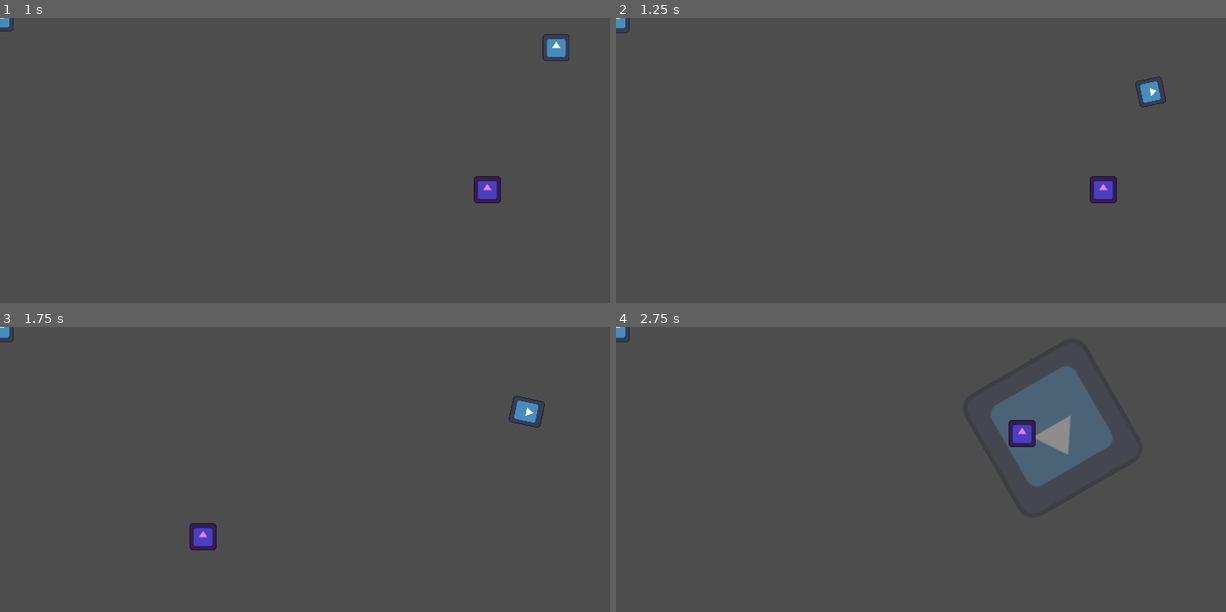
Above: before the commit, frames 1-4 (two rows, left to right).
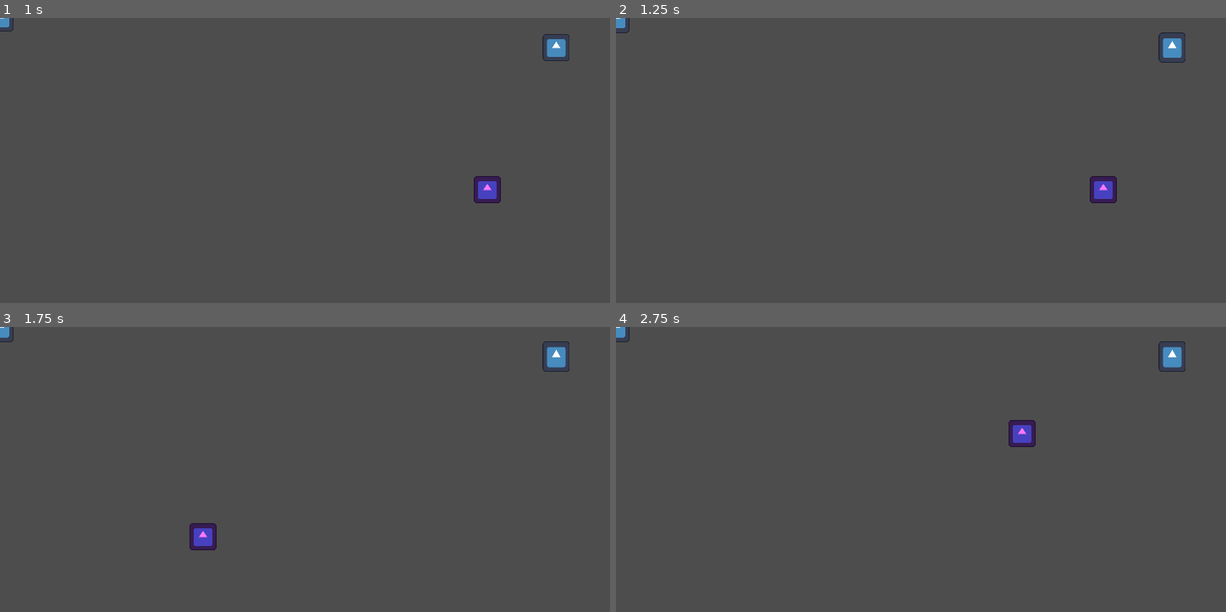
Above: after the commit, the same moments.

Repository: 0megq/PirateJam14
Game: Godot game, scene res://tests/enemy_test.tscn
The game is run twice, just before and just after one commit, with the same random seed, the same clock (stepped at 60 frames per second) and the same inputs. This scene is started directly instead of the project's main scene. The engine's default icon, where the game draws it, is replaced by a stand-in: a white triangle on a blue panel in a dark square.
Inputs (mouse positions are in pixels of both pictures, inside the frame that each line leads up to):
- Up to frame 1 (1 s): tap Enter (ui_accept) at 0.5 s; move the mouse to (488, 189) at 0.52 s; hold D (right) from 0.53 s (still down); hold Enter (ui_accept) from 0.53 s (still down)
- Up to frame 2 (1.25 s): keep holding D (right); keep holding Enter (ui_accept)
- Up to frame 3 (1.75 s): move the mouse to (201, 535) at 1.27 s; release D (right) at 1.28 s; release Enter (ui_accept) at 1.28 s; hold S (down) from 1.28 s (still down); right-click (201, 535) at 1.35 s; tap Enter (ui_accept) at 1.52, 1.55 s
- Up to frame 4 (2.75 s): tap Enter (ui_accept) at 1.82, 2, 2.3 s; move the mouse to (1024, 432) at 2.02 s; release S (down) at 2.03 s; press the mouse at (1024, 432) at 2.03 s; hold D (right) from 2.03 s (still down)

Frame 1 is identical in both runs. In frame 2, 0.5% of the frame differs, in the area x 85-94%, y 5-32%; in frame 3, 0.6%; in frame 4, 4.9%, in the area x 61-94%, y 5-56%.

Commit message:
Kamikaze enemy hurts player
- updated health bar and player script to be more dynamic
- kamikaze enemy calls take_damage on player if inside explode range
- base enemy class has base_damage property
- base enemy checks Player type when entering and exiting.
- base enemy has separate area2d for player entering and exiting.

Diff:
--- a/project/scenes/enemy_base.tscn
+++ b/project/scenes/enemy_base.tscn
@@ -13,6 +13,10 @@
 radius = 50.0
 neighbor_distance = 120.0
 
-[node name="PlayerDetector" type="Area2D" parent="."]
-collision_layer = 32768
+[node name="PlayerEnter" type="Area2D" parent="."]
+collision_layer = 0
 monitorable = false
+
+[node name="PlayerExit" type="Area2D" parent="."]
+collision_layer = 0
+monitorable = false
--- a/project/scenes/enemy_kamikaze.tscn
+++ b/project/scenes/enemy_kamikaze.tscn
@@ -65,7 +65,7 @@
 
 [sub_resource type="Animation" id="Animation_8y4s3"]
 resource_name = "explode"
-length = 0.5
+length = 0.3
 tracks/0/type = "value"
 tracks/0/imported = false
 tracks/0/enabled = true
@@ -73,7 +73,7 @@
 tracks/0/interp = 1
 tracks/0/loop_wrap = true
 tracks/0/keys = {
-"times": PackedFloat32Array(0, 0.5),
+"times": PackedFloat32Array(0, 0.3),
 "transitions": PackedFloat32Array(1, 1),
 "update": 0,
 "values": [Vector2(0.2, 0.2), Vector2(2, 2)]
@@ -131,13 +131,20 @@
 "spawn": SubResource("Animation_juewu")
 }
 
-[sub_resource type="CircleShape2D" id="CircleShape2D_ua7uf"]
-radius = 205.022
+[sub_resource type="CircleShape2D" id="CircleShape2D_r68pj"]
+radius = 198.0
+
+[sub_resource type="CircleShape2D" id="CircleShape2D_cwc0o"]
+radius = 468.095
+
+[sub_resource type="CircleShape2D" id="CircleShape2D_8gcu0"]
+radius = 94.0479
 
 [node name="EnemyKamikaze" instance=ExtResource("1_4i6aw")]
 script = ExtResource("2_4giyb")
 start_state = 0
-speed = 200.0
+speed = 180.0
+base_damage = 5
 
 [node name="NavigationAgent2D" parent="." index="0"]
 radius = 30.0
@@ -155,5 +162,17 @@
 "": SubResource("AnimationLibrary_os52i")
 }
 
-[node name="CollisionShape2D" type="CollisionShape2D" parent="PlayerDetector" index="0"]
-shape = SubResource("CircleShape2D_ua7uf")
+[node name="CollisionShape2D" type="CollisionShape2D" parent="PlayerEnter" index="0"]
+shape = SubResource("CircleShape2D_r68pj")
+debug_color = Color(0, 0.647059, 0.223529, 0.419608)
+
+[node name="CollisionShape2D" type="CollisionShape2D" parent="PlayerExit" index="0"]
+shape = SubResource("CircleShape2D_cwc0o")
+
+[node name="ExplosionArea" type="Area2D" parent="." index="6"]
+collision_layer = 0
+monitorable = false
+
+[node name="CollisionShape2D" type="CollisionShape2D" parent="ExplosionArea" index="0"]
+shape = SubResource("CircleShape2D_8gcu0")
+debug_color = Color(0.984314, 0, 0.337255, 0.419608)
--- a/project/scripts/enemy_base.gd
+++ b/project/scripts/enemy_base.gd
@@ -5,19 +5,21 @@
 }
 
 @export var speed: float = 100.0
+@export var base_damage: int
 
 var type: Type
 
 var _navigation_ready := false
 
-var player: Node2D # Change this to Player class later
+var player: Player
 
 @onready var navigation_agent: NavigationAgent2D = $NavigationAgent2D
-@onready var player_detector: Area2D = $PlayerDetector
+@onready var player_enter: Area2D = $PlayerEnter
+@onready var player_exit: Area2D = $PlayerExit
 
 func _ready() -> void:
-	player_detector.body_entered.connect(_on_player_entered)
-	player_detector.body_exited.connect(_on_player_exited)
+	player_enter.body_entered.connect(_on_player_entered)
+	player_exit.body_exited.connect(_on_player_exited)
 	setup_navigation_agent()
 
 
@@ -50,10 +52,12 @@
 
 
 func _on_player_entered(body: Node2D) -> void:
-	# check for player here
+	if !(body is Player):
+		return
 	player = body
 
 
 func _on_player_exited(body: Node2D) -> void:
-	# check for player here
+	if !(body is Player):
+		return
 	player = null
--- a/project/scripts/enemy_kamikaze.gd
+++ b/project/scripts/enemy_kamikaze.gd
@@ -9,17 +9,17 @@
 	NONE,
 }
 
-const explode_distance: float = 30
+const max_distance_to_explode: float = 60
 
 @export var start_state: State
 
 var current_state: State = State.NONE
 
 @onready var anim_player: AnimationPlayer = $AnimationPlayer
+@onready var explosion_area: Area2D = $ExplosionArea
 
 func _ready() -> void:
 	super()
-	$Sprite2D.modulate = Color.TRANSPARENT
 	type = Type.KAMIKAZE
 	anim_player.animation_finished.connect(_on_animation_finished)
 	change_state(start_state)
@@ -55,7 +55,7 @@
 		State.CHASE:
 			if !player:
 				return State.IDLE
-			elif global_position.distance_squared_to(player.global_position) > explode_distance ** 2:
+			elif global_position.distance_squared_to(player.global_position) > max_distance_to_explode ** 2:
 				follow_point(player.global_position)
 			else:
 				return State.EXPLODE
@@ -87,6 +87,7 @@
 	# State enter code
 	match new_state:
 		State.SPAWN:
+			$Sprite2D.modulate = Color.TRANSPARENT
 			anim_player.play("spawn")
 		State.CHASE:
 			navigation_agent.avoidance_enabled = true
@@ -101,7 +102,9 @@
 
 # Explode and then delete enemy
 func explode() -> void:
-	# Splatting needs to happen here
+	# Splatting mold needs to happen here
+	if (player and explosion_area.overlaps_body(player)):
+		player.take_damage(base_damage)
 	queue_free()
 
 
--- a/project/scripts/health_bar.gd
+++ b/project/scripts/health_bar.gd
@@ -1,15 +1,9 @@
 extends BoxContainer
 
-@export var player: Player
 @onready var progress_bar := $ProgressBar
 @onready var value_label := $ValueLabel
 
-func _ready():
-	#Health
-	player.health_changed.connect(update)
-	update()
 
-func update():
-	#Health
-	progress_bar.value = player.current_health * 100 / player.max_health
-	value_label.text = str(player.current_health) + "/" + str(player.max_health)
+func _on_player_health_changed(current_health: int, max_health: int):
+	progress_bar.value = current_health * 100 / max_health
+	value_label.text = str(current_health) + "/" + str(max_health)
--- a/project/scripts/player.gd
+++ b/project/scripts/player.gd
@@ -1,7 +1,7 @@
 class_name Player
 extends CharacterBody2D
 
-signal health_changed
+signal health_changed(current_health: int, max_health: int)
 
 
 # Exports
@@ -24,16 +24,24 @@
 
 var dir_input: Vector2
 
+var current_health: int :
+	set(value):
+		current_health = value
+		health_changed.emit(current_health, max_health)
+
 #debug
 var particle_count = 0
 #/debug
 
 # Onready
-@onready var current_health: int = max_health
-
 @onready var hurt_timer := $HurtTimer
 @onready var fire_timer := $FireTimer
 @onready var animated_sprite := $AnimatedSprite2D
+
+
+func _ready() -> void:
+	set_deferred("current_health", max_health)
+	animated_sprite.play("Idle_Front")
 
 
 func _physics_process(delta: float) -> void:
@@ -124,11 +132,11 @@
 		die()
 
 	is_hurt = true
-	health_changed.emit()
 
 	hurt_timer.start()
 	await hurt_timer.timeout
 	is_hurt = false
+
 
 func die() -> void:
 	current_health = max_health #PLACEHOLDER!!!! Remove once death mechanic is finished.
--- a/project/tests/testing_scene.tscn
+++ b/project/tests/testing_scene.tscn
@@ -90,9 +90,8 @@
 
 [node name="UI" type="CanvasLayer" parent="."]
 
-[node name="HealthBar" parent="UI" node_paths=PackedStringArray("player") instance=ExtResource("5_a72j4")]
+[node name="HealthBar" parent="UI" instance=ExtResource("5_a72j4")]
 offset_right = 211.0
-player = NodePath("../../Player")
 
 [node name="FPSDisplay" type="Label" parent="UI"]
 anchors_preset = 1
@@ -126,3 +125,5 @@
 
 [node name="NavigationRegion2D" type="NavigationRegion2D" parent="."]
 navigation_polygon = SubResource("NavigationPolygon_kel0q")
+
+[connection signal="health_changed" from="Player" to="UI/HealthBar" method="_on_player_health_changed"]
Not shown: 1 places in project/scenes/enemy_kamikaze.tscn that only renumber resources
